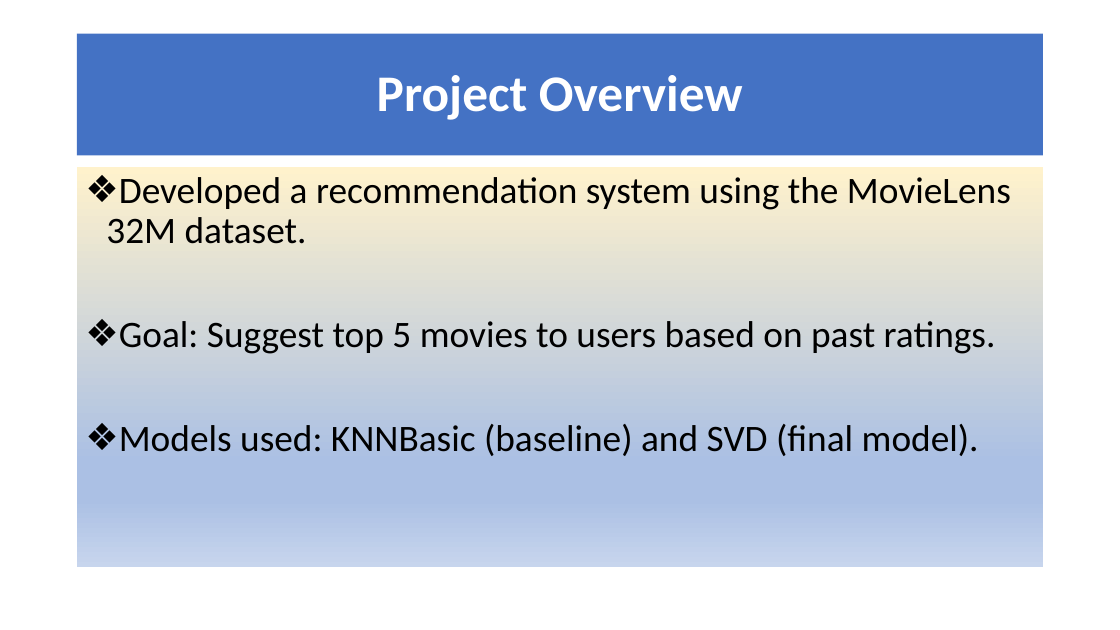
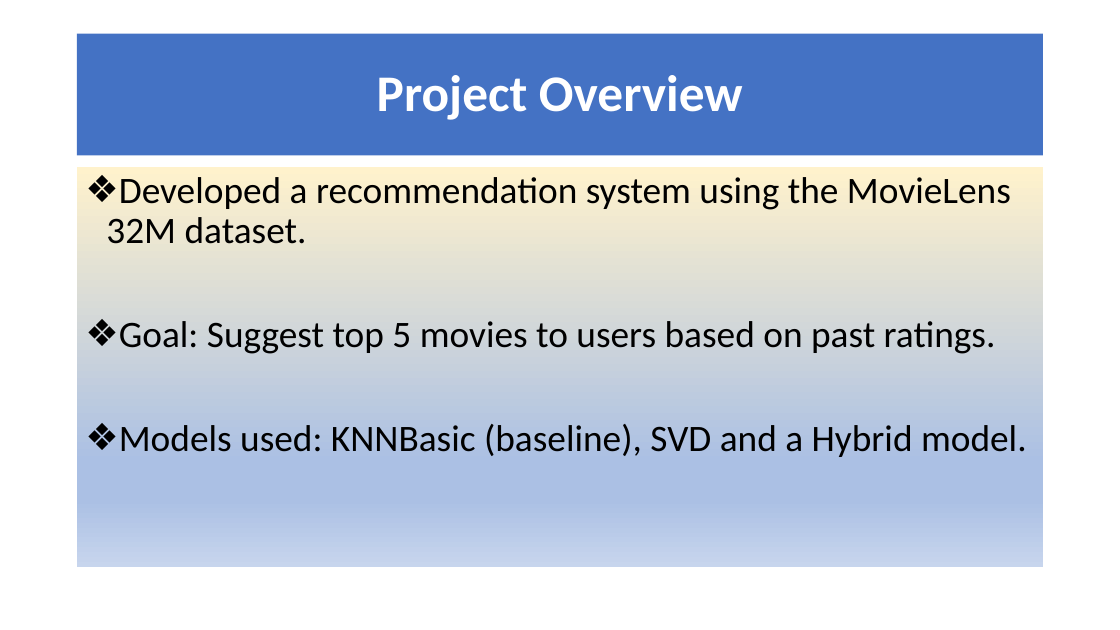
Before and after one commit to Rsumaili/Phase-4-Project, a slide deck: slide 2 of Non-Technical Presentation.pptx. Drawn at 1120x630 pixels with LibreOffice and Linux fonts; fonts in the diff are those of the drawing. Boxes give left, top, right and bottom in pixels: in the first picture for what was removed or moved away, otherwise in the second. Text is boxed around its words. In the diff, an @@ line names an element or a change of style, - is before the commit and + after.

```diff
--- a/Non-Technical Presentation.pptx
+++ b/Non-Technical Presentation.pptx
@@ text at <box>119,424,1027,457</box>: text changed @@
-❖ Models used: KNNBasic (baseline) and SVD (final model).
+❖ Models used: KNNBasic (baseline), SVD and a Hybrid model.
```
Also in this commit, not shown: 4 other slides changed, 3 slides added, 1 other file.
